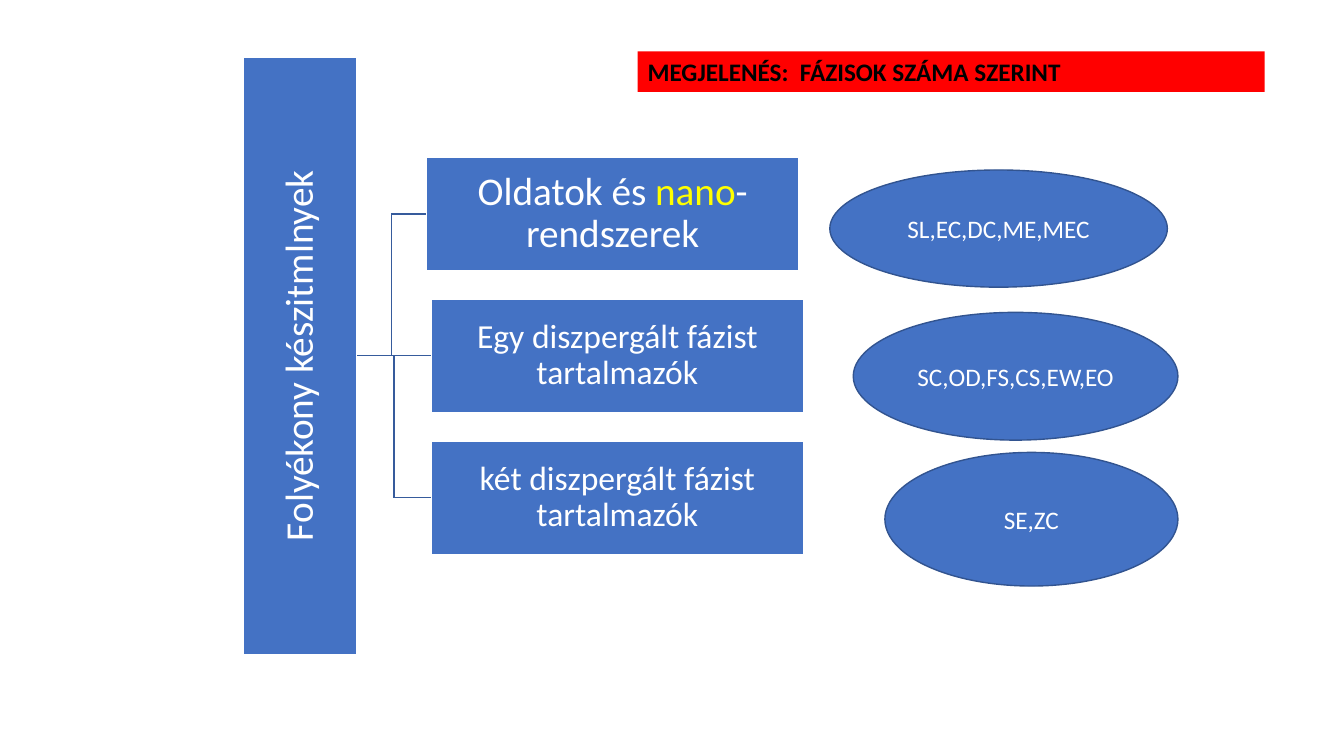
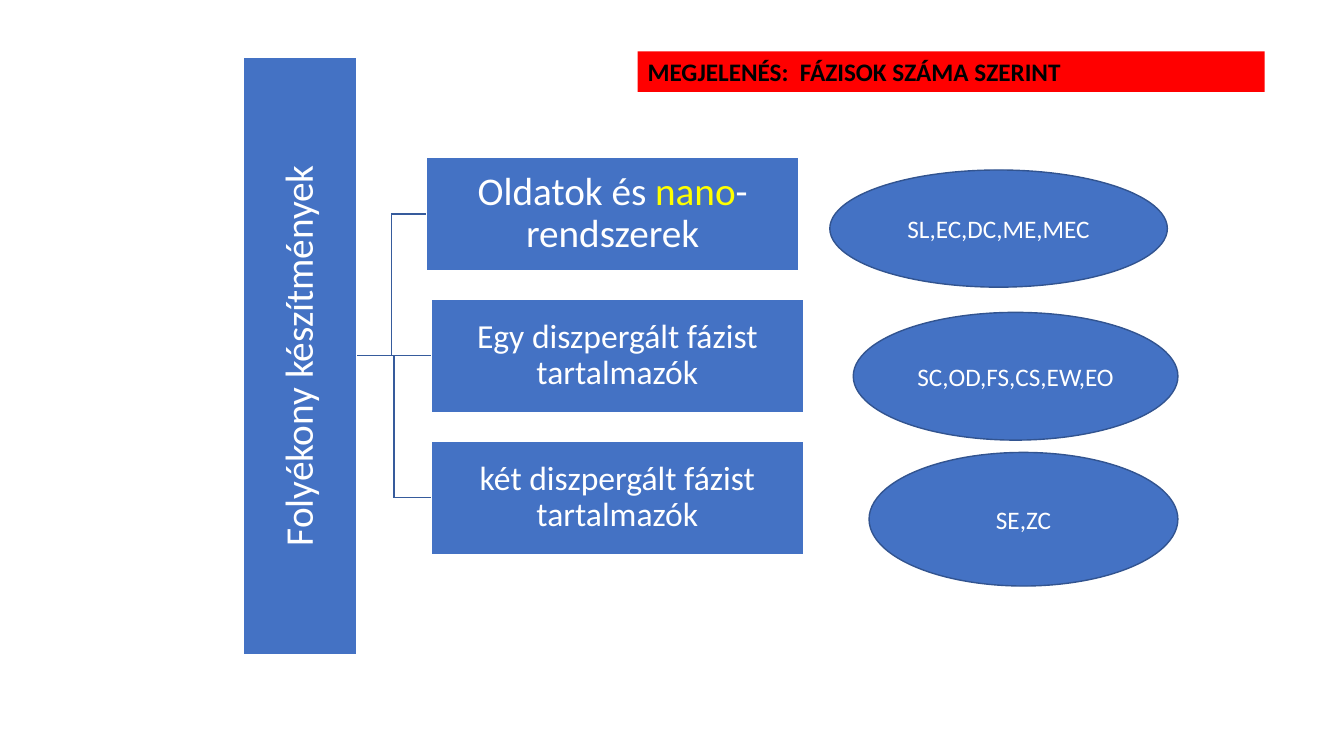
Before and after one commit to LilianaBohus/chemistry-presenations, a slide deck: slide 12 of formulations-and-surfactants.pptx. Drawn at 1344x756 pixels with LibreOffice and Linux fonts; fonts in the diff are those of the drawing. Boxes give left, top, right and bottom in pixels: in the first picture for what was removed or moved away, otherwise in the second. Text is boxed around its words. In the diff, an @@ line names an element or a change of style, - is before the commit and + after.

```diff
--- a/formulations-and-surfactants.pptx
+++ b/formulations-and-surfactants.pptx
@@ text at (x1=275, y1=186, x2=323, y2=541): text changed @@
-Folyékony készitmlnyek
+Folyékony készítmények
@@ ellipse "SE,ZC" resized from (x1=885, y1=453, x2=1179, y2=587) to (x1=869, y1=453, x2=1178, y2=587) @@
```
Also in this commit, not shown: 4 other slides changed, 2 slides added, 3 slides removed.
